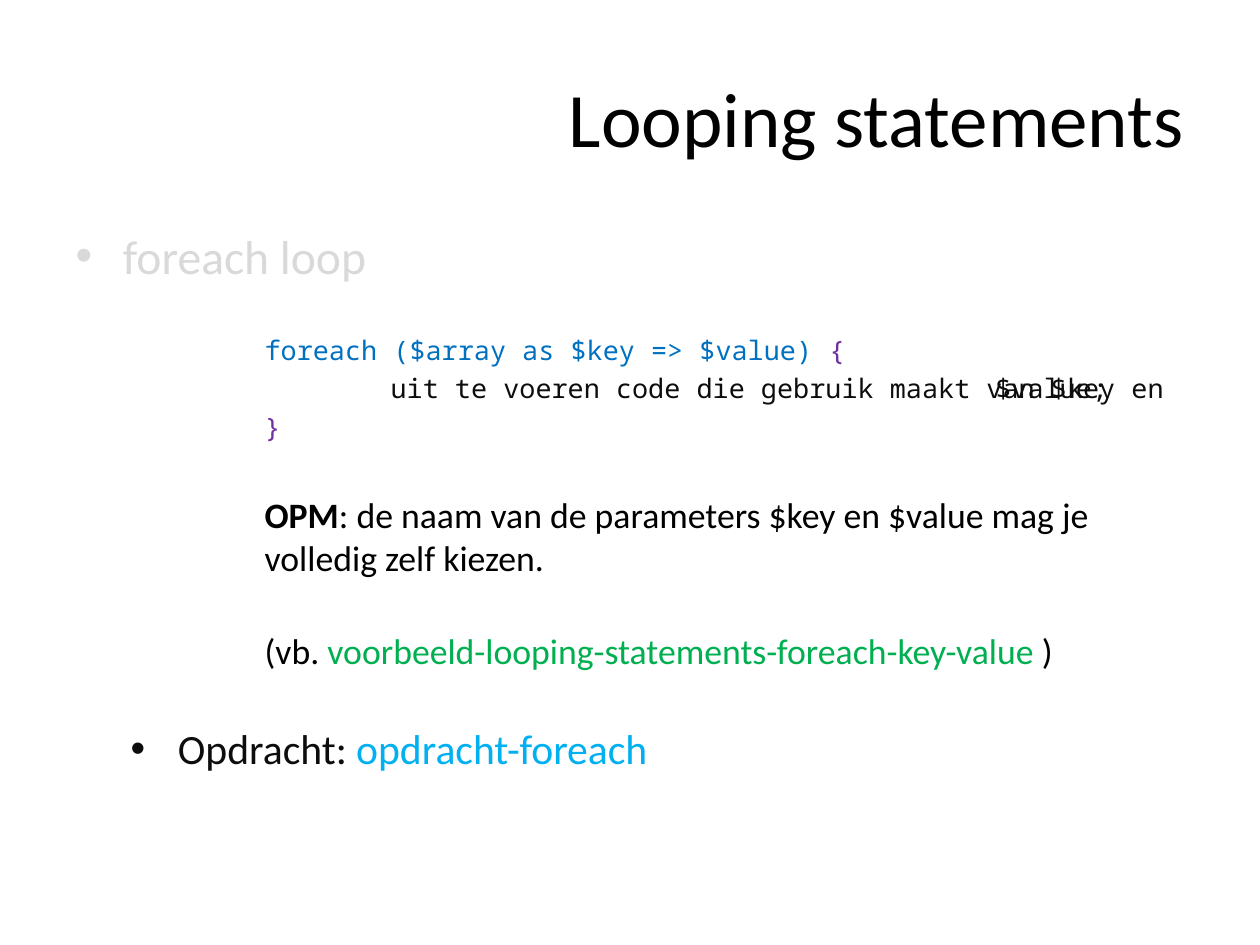
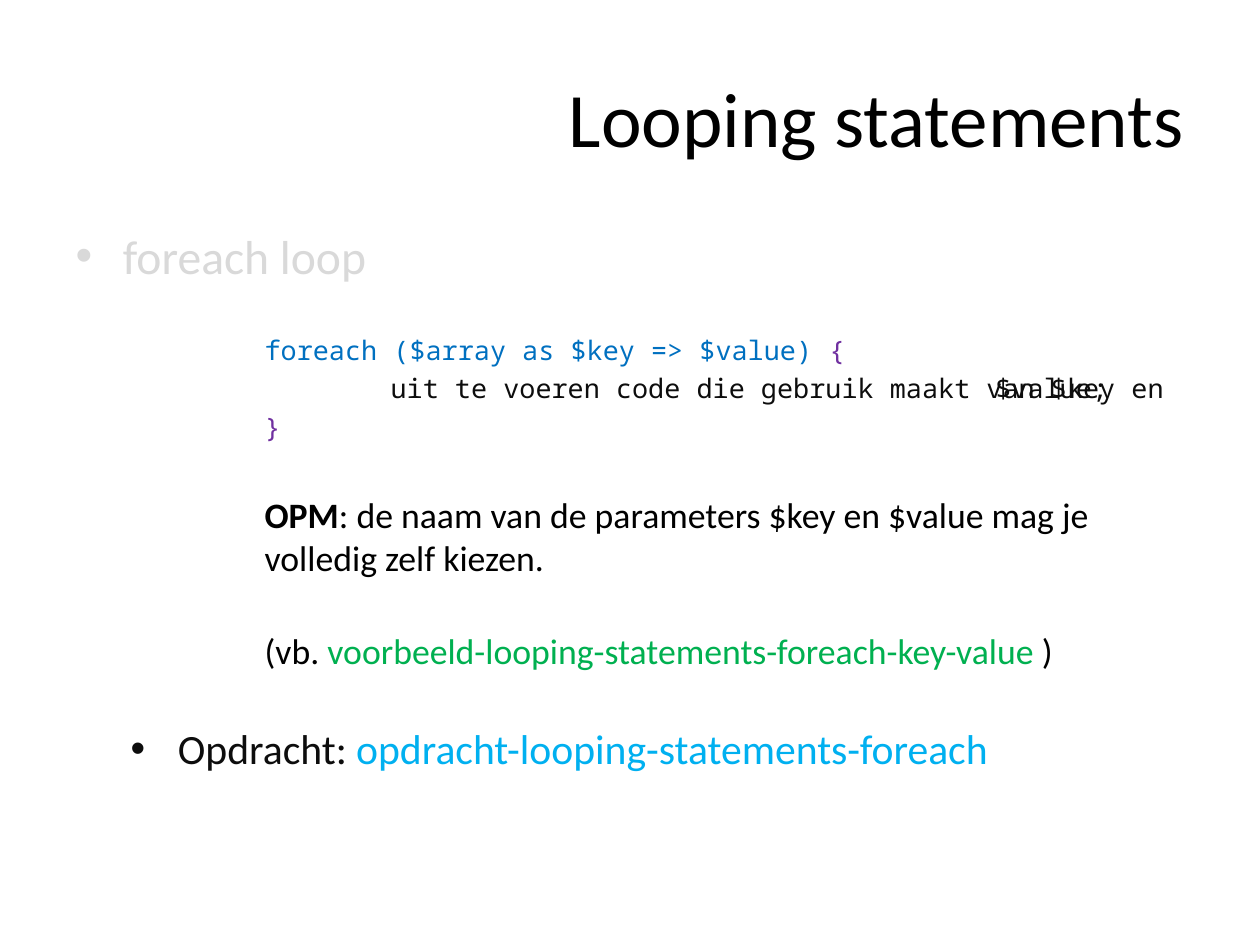
Before and after one commit to ajkea/web-backend-1, a slide deck: slide 70 of public/cursus/web-backend-cursus.pptx. Drawn at 1260x945 pixels with LibreOffice and Linux fonts; fonts in the diff are those of the drawing. Boxes give left, top, right and bottom in pixels: in the first picture for what was removed or moved away, otherwise in the second. Text is boxed around its words. In the diff, an @@ line names an element or a change of style, - is before the commit and + after.

Commit message:
change slides looping statements

```diff
--- a/public/cursus/web-backend-cursus.pptx
+++ b/public/cursus/web-backend-cursus.pptx
@@ text at (x1=178, y1=735, x2=987, y2=771): text changed @@
-    • Opdracht: opdracht-foreach
+    • Opdracht: opdracht-looping-statements-foreach
```
Also in this commit, not shown: 6 other slides changed, 1 other file.
